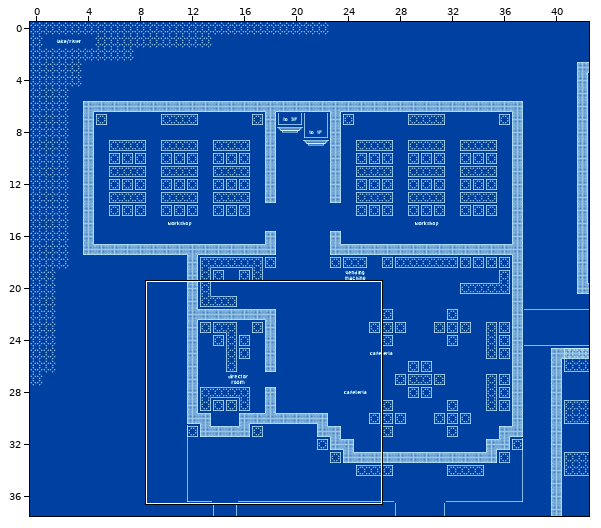
Tiled map (JSON): ssc-2f.tmj. The first picture is a wide view before the edit; the outline marks the close-up.
Close-up. Before the edit:
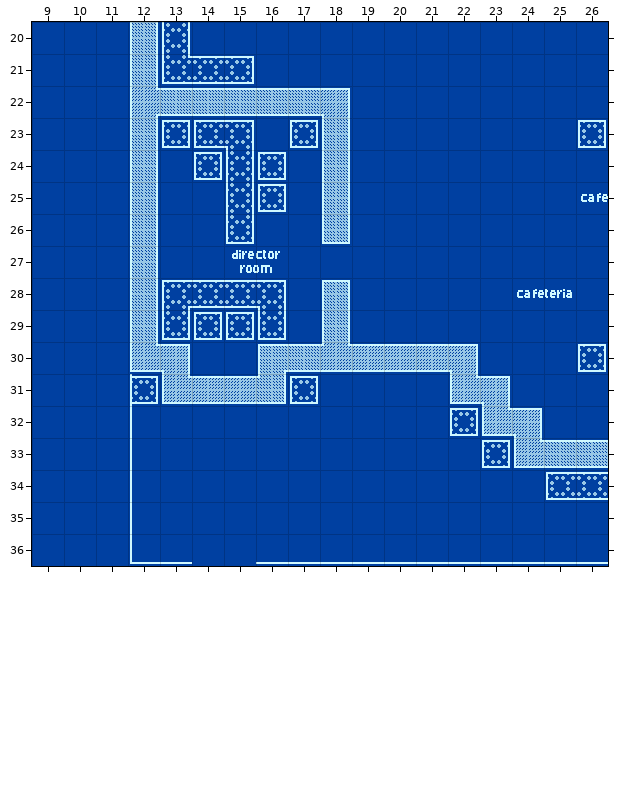
Cells are 32x32 px. Shown: x 9..26, y 20..36. The commit also changed other parts of the map, which this record leaves out.
The result:
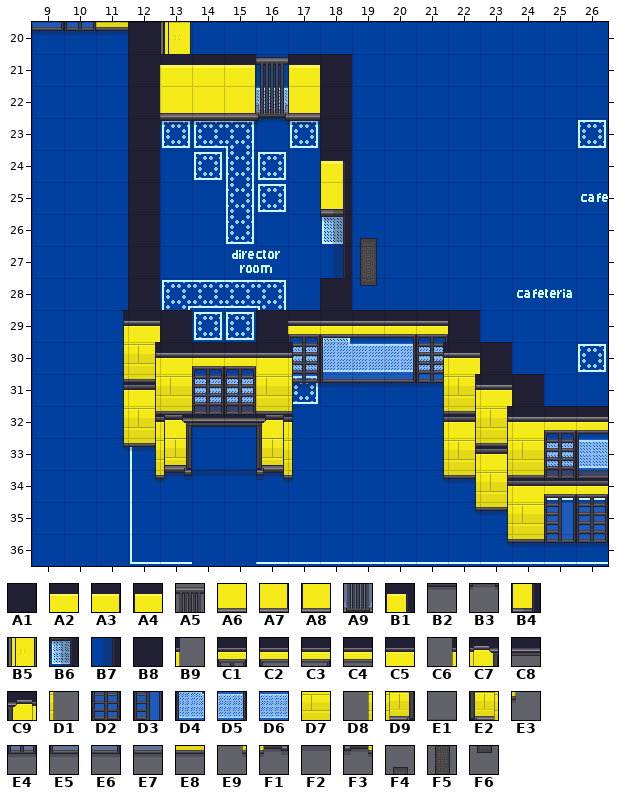
Key: from "TinyVill Tileset - WJ": A1 232, A2 233, A3 234, A4 234 flipped left-right, A5 235, A6 333, A7 334, A8 334 flipped left-right, A9 335, B1 432 flipped left-right, B2 433, B3 435, B4 532 flipped left-right, B5 578, B6 632 flipped left-right, B7 732 flipped left-right, B8 832 flipped left-right, B9 1031 flipped left-right, C1 1035, C2 1037, C3 1037 flipped left-right, C4 1038, C5 1041, C6 1043 flipped left-right, C7 1050, C8 1051, C9 1053, D1 1131 flipped left-right, D2 1135, D3 1136 flipped left-right, D4 1137, D5 1137 flipped left-right, D6 1138, D7 1141, D8 1143 flipped left-right, D9 1150, E1 1151, E2 1153, E3 1231 flipped left-right, E4 1235, E5 1237, E6 1237 flipped left-right, E7 1238, E8 1241, E9 1243 flipped left-right, F1 1250, F2 1251, F3 1253, F4 1329, F5 1429, F6 1529.
__ is an empty cell.
Tiles of an added or newly shown layer are drawn over the layers below it.
See-through tiles are keyed as they look on the map.
What changed:
{"where": "layer \"1f/walls1-1f\" (added)"}
{"y":20,"x":9,"old":"__ __ __","new":"E6 E4 E8"}
{"y":31,"x":12,"old":"__","new":"C5"}
{"y":32,"x":12,"old":"__ __ __ __ __","new":"D7 C7 C8 C8 C9"}
{"y":32,"x":22,"old":"__","new":"C5"}
{"y":33,"x":12,"old":"__ __ __ __ __","new":"E8 D9 E1 E1 E2"}
{"y":33,"x":22,"old":"__ __","new":"D7 C5"}
{"y":34,"x":13,"old":"__ __ __ __","new":"F1 F2 F2 F3"}
{"y":34,"x":22,"old":"__ __ __ __ __","new":"E8 D7 C5 C1 C1"}
{"y":35,"x":23,"old":"__ __ __ __","new":"E8 D7 D3 D2"}
{"y":36,"x":24,"old":"__ __ __","new":"E8 E4 E4"}
{"where": "layer \"1f/walls2-1f\" (added)"}
{"y":31,"x":11,"old":"__","new":"C6"}
{"y":32,"x":11,"old":"__ __","new":"D8 C6"}
{"y":32,"x":17,"old":"__","new":"B9"}
{"y":32,"x":21,"old":"__","new":"C6"}
{"y":33,"x":11,"old":"__ __","new":"E9 D8"}
{"y":33,"x":17,"old":"__","new":"D1"}
{"y":33,"x":21,"old":"__ __","new":"D8 C6"}
{"y":34,"x":12,"old":"__","new":"E9"}
{"y":34,"x":17,"old":"__","new":"E3"}
{"y":34,"x":21,"old":"__ __ __","new":"E9 D8 C6"}
{"y":35,"x":22,"old":"__ __","new":"E9 D8"}
{"y":36,"x":23,"old":"__","new":"E9"}
{"where": "layer \"floor/floor3\" (added)"}
{"y":26,"x":19,"old":"__","new":"F4"}
{"y":27,"x":19,"old":"__","new":"F5"}
{"y":28,"x":19,"old":"__","new":"F6"}
{"where": "layer \"walls/walls1\""}
{"y":20,"x":12,"old":"__","new":"A1"}
{"y":21,"x":12,"old":"__ __ __ __ __ __ __","new":"A1 A2 A2 A3 A5 A4 A1"}
{"y":22,"x":12,"old":"__ __ __ __ __ __ __","new":"A1 A6 A6 A7 A9 A8 A1"}
{"y":23,"x":12,"old":"__ __ __ __ __ __ __","new":"A1 B2 B2 B2 B3 B2 A1"}
{"y":24,"x":12,"old":"__","new":"A1"}
{"y":24,"x":18,"old":"__","new":"B1"}
{"y":25,"x":12,"old":"__","new":"A1"}
{"y":25,"x":18,"old":"__","new":"B4"}
{"y":26,"x":12,"old":"__","new":"A1"}
{"y":26,"x":18,"old":"__","new":"B6"}
{"y":27,"x":12,"old":"__","new":"A1"}
{"y":27,"x":18,"old":"__","new":"B7"}
{"y":28,"x":12,"old":"__","new":"A1"}
{"y":28,"x":18,"old":"__","new":"B8"}
{"y":29,"x":12,"old":"__ __","new":"C5 A1"}
{"y":29,"x":16,"old":"__ __ __ __ __ __ __","new":"A1 C1 C2 C4 C3 C1 A1"}
{"y":30,"x":12,"old":"__ __ __ __ __ __ __ __ __ __ __ __","new":"D7 C5 C1 C1 C5 D2 D4 D6 D5 D2 C5 A1"}
{"y":31,"x":12,"old":"__ __ __ __ __ __ __ __ __ __ __ __ __","new":"E8 D7 D2 D2 D7 E4 E5 E7 E6 E4 D7 C5 A1"}
{"y":32,"x":13,"old":"__ __ __ __","new":"E8 E4 E4 E8"}
{"y":32,"x":22,"old":"__ __ __ __ __","new":"E8 D7 C5 C1 C2"}
{"y":33,"x":23,"old":"__ __ __ __","new":"E8 D7 D2 D4"}
{"y":34,"x":24,"old":"__ __ __","new":"E8 E4 E5"}
{"where": "layer \"walls/walls2\""}
{"y":29,"x":11,"old":"__","new":"C6"}
{"y":30,"x":11,"old":"__ __","new":"D8 C6"}
{"y":30,"x":17,"old":"__","new":"B9"}
{"y":30,"x":21,"old":"__","new":"C6"}
{"y":31,"x":11,"old":"__ __","new":"E9 D8"}
{"y":31,"x":17,"old":"__","new":"D1"}
{"y":31,"x":21,"old":"__ __","new":"D8 C6"}
{"y":32,"x":12,"old":"__","new":"E9"}
{"y":32,"x":17,"old":"__","new":"E3"}
{"y":32,"x":21,"old":"__ __ __","new":"E9 D8 C6"}
{"y":33,"x":22,"old":"__ __","new":"E9 D8"}
{"y":34,"x":23,"old":"__","new":"E9"}
{"where": "layer \"furniture/furniture1\""}
{"y":20,"x":13,"old":"__","new":"B5"}
{"label":"added","picture_box":[32,22,608,547]}
